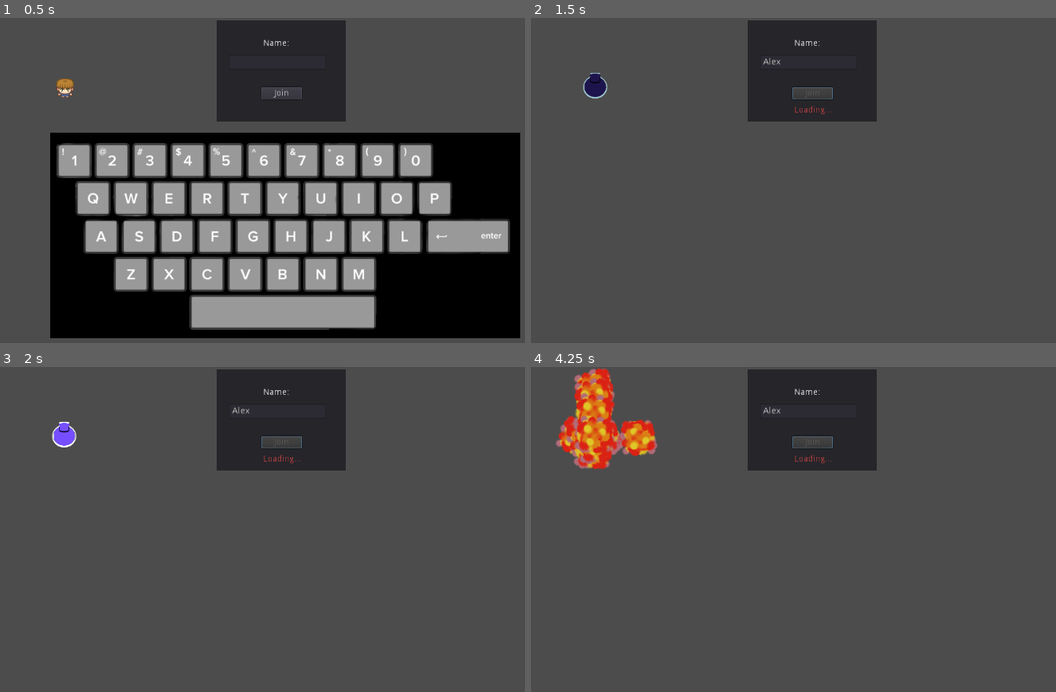
Above: before the commit, frames 1-4 (two rows, left to right).
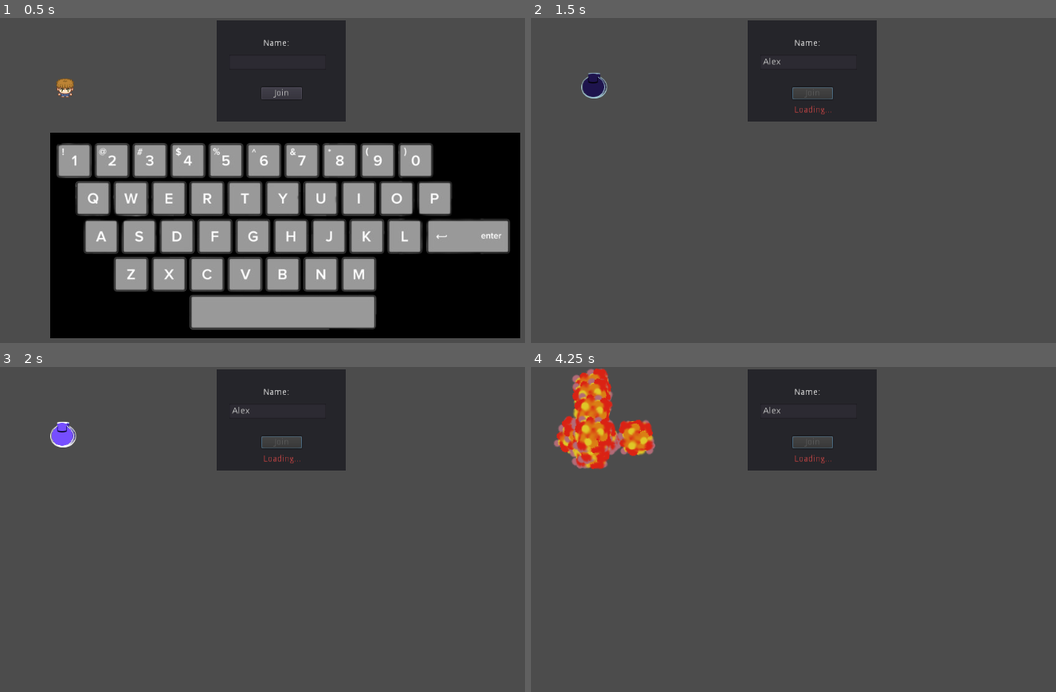
Above: after the commit, the same moments.

Repository: guillaumeVilar/multiplayer-bomber-godot
Game: Godot game, scene res://scenes/lobby.tscn
The game is run twice, just before and just after one commit, with the same random seed, the same clock (stepped at 60 frames per second) and the same inputs.
Inputs (mouse positions are in pixels of both pictures, inside the frame that each line leads up to):
- Up to frame 1 (0.5 s): no input
- Up to frame 2 (1.5 s): click (809, 63) at 0.52 s; type "Alex" at 0.6 s; click "Join" at 1.25 s
- Up to frame 3 (2 s): no input
- Up to frame 4 (4.25 s): hold Right (move_right) 2.03-2.78 s; hold Down (move_down) 2.78-3.53 s; hold Right (move_right) from 3.53 s (still down)

Frame 1 is identical in both runs. In frame 2, 0.1% of the frame differs, in the area x 9-15%, y 16-25%; in frame 3, 0.1%; in frame 4, 1.8%, in the area x 4-25%, y 0-32%.
Error in both runs: Invalid operands 'String' and 'int' in operator '+'. (res://scripts/gamestate.gd:294)

Commit message:
fix: add qwerty + remove useless signal + wip lobby reinstantiation

Diff:
--- a/project.godot
+++ b/project.godot
@@ -57,6 +57,7 @@
 , Object(InputEventKey,"resource_local_to_scene":false,"resource_name":"","device":0,"alt":false,"shift":false,"control":false,"meta":false,"command":false,"pressed":false,"scancode":81,"physical_scancode":0,"unicode":0,"echo":false,"script":null)
 , Object(InputEventJoypadMotion,"resource_local_to_scene":false,"resource_name":"","device":0,"axis":0,"axis_value":-1.0,"script":null)
 , Object(InputEventJoypadButton,"resource_local_to_scene":false,"resource_name":"","device":0,"button_index":14,"pressure":0.0,"pressed":false,"script":null)
+, Object(InputEventKey,"resource_local_to_scene":false,"resource_name":"","device":0,"alt":false,"shift":false,"control":false,"meta":false,"command":false,"pressed":false,"scancode":65,"physical_scancode":0,"unicode":0,"echo":false,"script":null)
  ]
 }
 move_right={
@@ -73,6 +74,7 @@
 , Object(InputEventKey,"resource_local_to_scene":false,"resource_name":"","device":0,"alt":false,"shift":false,"control":false,"meta":false,"command":false,"pressed":false,"scancode":90,"physical_scancode":0,"unicode":0,"echo":false,"script":null)
 , Object(InputEventJoypadMotion,"resource_local_to_scene":false,"resource_name":"","device":0,"axis":1,"axis_value":-1.0,"script":null)
 , Object(InputEventJoypadButton,"resource_local_to_scene":false,"resource_name":"","device":0,"button_index":12,"pressure":0.0,"pressed":false,"script":null)
+, Object(InputEventKey,"resource_local_to_scene":false,"resource_name":"","device":0,"alt":false,"shift":false,"control":false,"meta":false,"command":false,"pressed":false,"scancode":87,"physical_scancode":0,"unicode":0,"echo":false,"script":null)
  ]
 }
 set_bomb={
--- a/scenes/bomb.tscn
+++ b/scenes/bomb.tscn
@@ -138,4 +138,3 @@
 
 [connection signal="body_entered" from="." to="." method="_on_bomb_body_enter"]
 [connection signal="body_exited" from="." to="." method="_on_bomb_body_exit"]
-[connection signal="body_exited" from="BombAreaCollision" to="." method="_on_AreaCollision_body_exited"]
--- a/scripts/lobby.gd
+++ b/scripts/lobby.gd
@@ -55,6 +55,14 @@
 	$Connect.show()
 	$Players.hide()
 	$Connect/Join.disabled = false
+
+
+	var lobbyPlayer = $lobbyPlayer.new()
+	add_child(lobbyPlayer)
+	var keyboard = $TextureRect.new()
+	add_child(keyboard)
+	var areas = $Node2D.new()
+	add_child(areas)
 
 
 func _on_game_error(errtxt):
